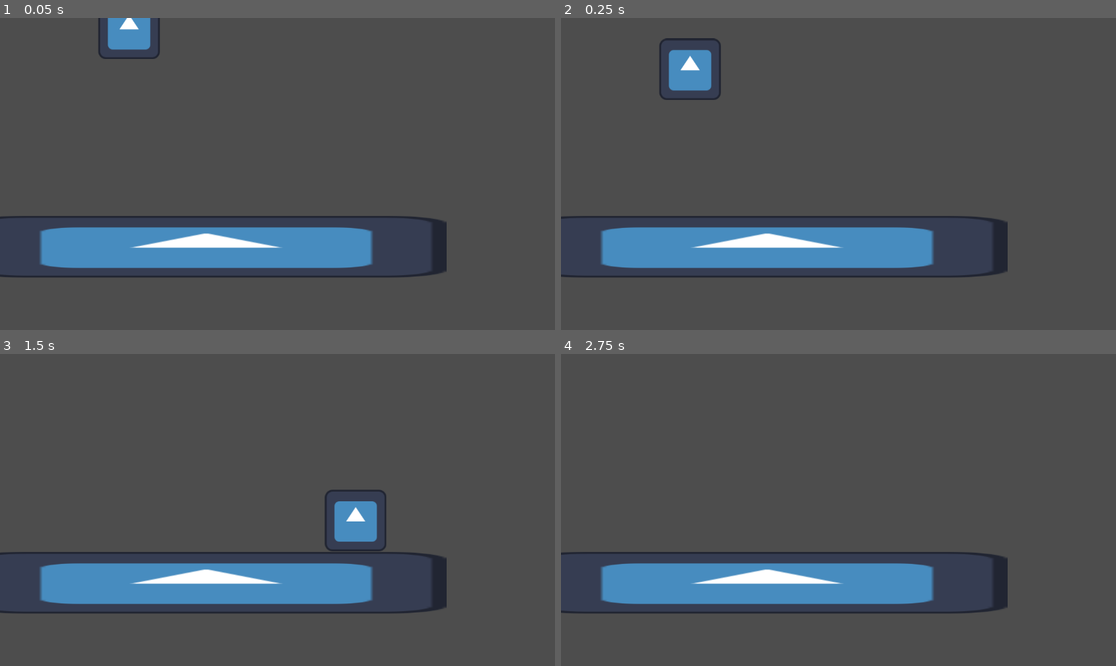
Above: before the commit, frames 1-4 (two rows, left to right).
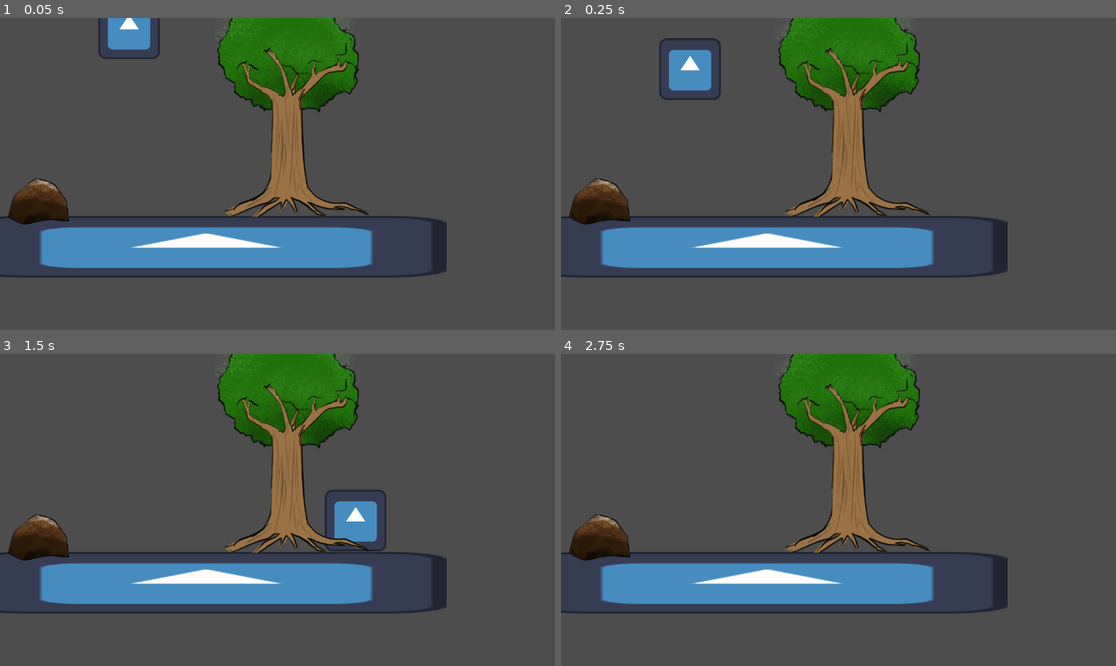
Above: after the commit, the same moments.

Repository: anaktas24/Metroidvania
Game: Godot game, scene res://world_level_1.tscn
The game is run twice, just before and just after one commit, with the same random seed, the same clock (stepped at 60 frames per second) and the same inputs. The engine's default icon, where the game draws it, is replaced by a stand-in: a white triangle on a blue panel in a dark square.
Inputs:
- Up to frame 1 (0.05 s): no input
- Up to frame 2 (0.25 s): no input
- Up to frame 3 (1.5 s): hold Right (ui_right) from 0.53 s (still down); tap Up (ui_up) at 0.77 s
- Up to frame 4 (2.75 s): tap Up (ui_up) at 1.52 s; release Right (ui_right) at 2.03 s; hold Left (ui_left) from 2.03 s (still down)

The runs differ from the first frame. In frame 1, 10% of the frame differs, in the area x 1-67%, y 0-67%; in frame 2, 10%; in frame 3, 10%; in frame 4, 10%.

Commit message:
test

Diff:
--- a/world_level_1.tscn
+++ b/world_level_1.tscn
@@ -1,10 +1,19 @@
-[gd_scene load_steps=4 format=3 uid="uid://b47na8ir7suli"]
+[gd_scene load_steps=8 format=3 uid="uid://b47na8ir7suli"]
 
 [ext_resource type="Texture2D" uid="uid://ci1ntpg5m5cd6" path="res://icon.svg" id="1_wf5yg"]
 [ext_resource type="PackedScene" uid="uid://bxexln8eknfyw" path="res://player.tscn" id="2_gxdav"]
+[ext_resource type="Texture2D" uid="uid://dkblllybn5e6s" path="res://assets/Illustration.png" id="3_1j5lj"]
+[ext_resource type="Texture2D" uid="uid://ci1fiut2sikvf" path="res://assets/tree.png" id="4_a3nse"]
 
 [sub_resource type="RectangleShape2D" id="RectangleShape2D_t8qyq"]
 size = Vector2(1023, 124)
+
+[sub_resource type="RectangleShape2D" id="RectangleShape2D_qagkp"]
+size = Vector2(346.013, 429.499)
+
+[sub_resource type="CapsuleShape2D" id="CapsuleShape2D_afh7v"]
+radius = 171.493
+height = 526.567
 
 [node name="World_Level_1" type="Node2D"]
 
@@ -21,3 +30,22 @@
 
 [node name="Player" parent="." instance=ExtResource("2_gxdav")]
 position = Vector2(268, 19)
+
+[node name="Sprite2D" type="Sprite2D" parent="."]
+position = Vector2(75, 379)
+scale = Vector2(0.395939, 0.445714)
+texture = ExtResource("3_1j5lj")
+
+[node name="CollisionShape2D" type="CollisionShape2D" parent="Sprite2D"]
+position = Vector2(16.4166, 24.0441)
+scale = Vector2(1, 1)
+shape = SubResource("RectangleShape2D_qagkp")
+
+[node name="Sprite2D2" type="Sprite2D" parent="."]
+position = Vector2(603.008, 159.214)
+scale = Vector2(0.96797, 1.01686)
+texture = ExtResource("4_a3nse")
+
+[node name="CollisionShape2D" type="CollisionShape2D" parent="Sprite2D2"]
+position = Vector2(-6.20642, 22.6818)
+shape = SubResource("CapsuleShape2D_afh7v")
Binary file added: assets/Illustration.png
Not shown, added: assets/Illustration.png.import
Binary file added: assets/rock.png
Not shown, added: assets/rock.png.import
Binary file added: assets/tree.png
Not shown, added: assets/tree.png.import
